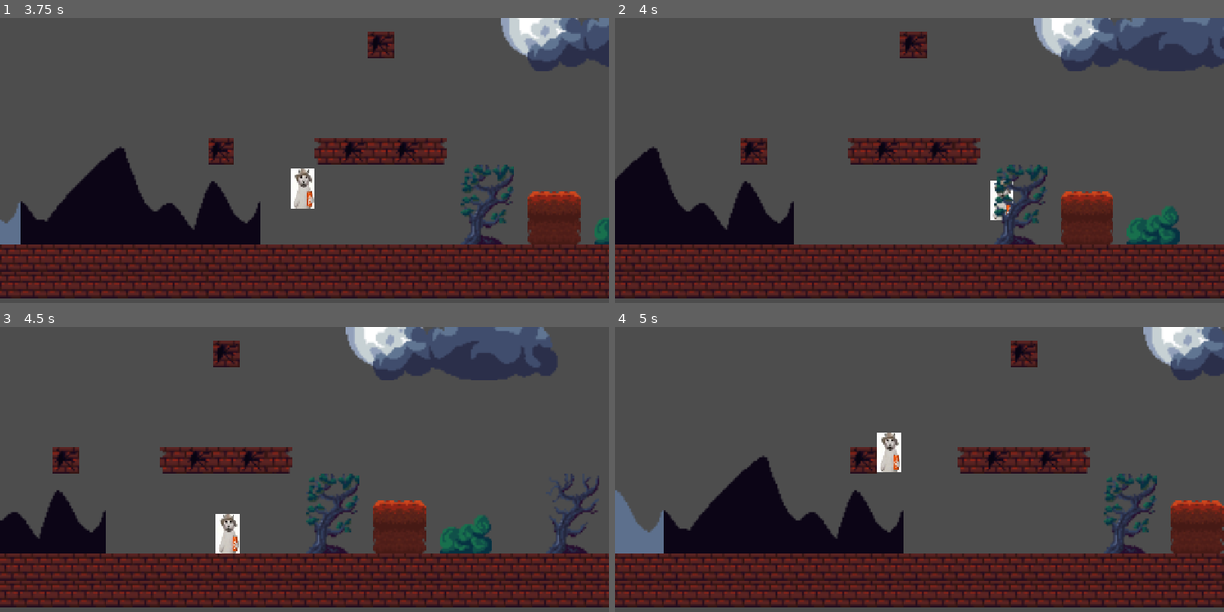
Above: before the commit, frames 1-4 (two rows, left to right).
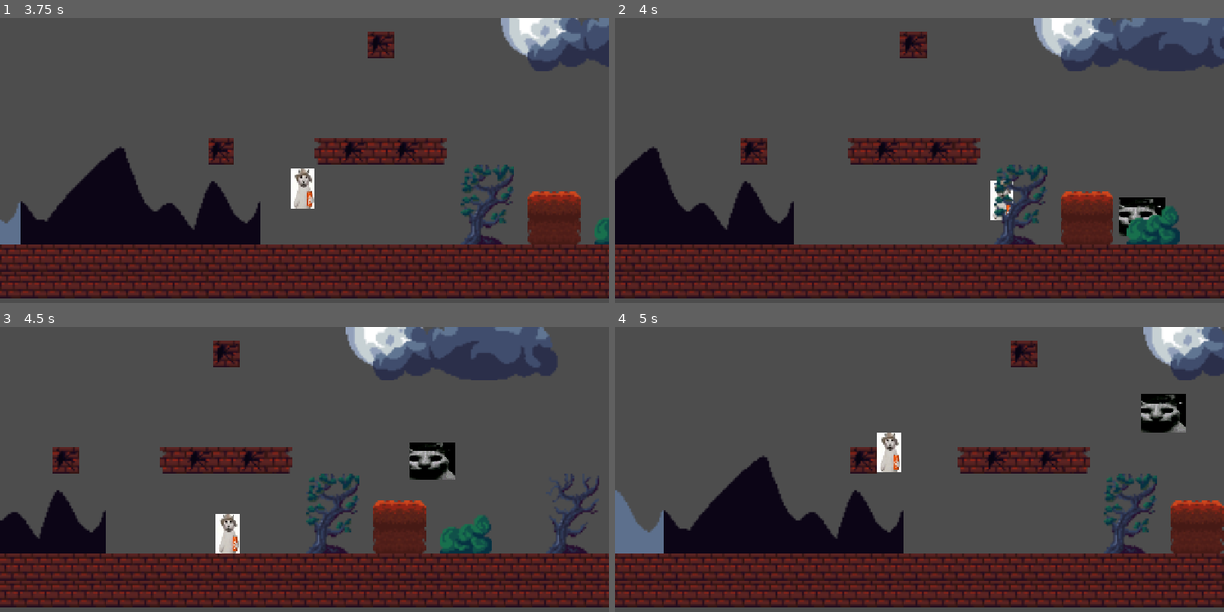
Above: after the commit, the same moments.

Repository: c-moo/PDAI
Game: Godot game, scene res://game.tscn
Two runs of this game, one before a commit and one after it. Both use one fixed random seed, a clock stepped at 60 frames per second and the inputs below.
Inputs (mouse positions are in pixels of both pictures, inside the frame that each line leads up to):
- Up to frame 1 (3.75 s): tap Enter at 0.5 s; move the mouse to (438, 171) at 0.52 s; hold D (right) 0.53-2.03 s; click (438, 171) at 0.6 s; tap Space (jump) at 0.77, 1.52, 3.02 s; move the mouse to (182, 206) at 1.27 s; click (182, 206) at 1.35 s; move the mouse to (365, 114) at 2.02 s; hold A (left) 2.03-2.78 s; click (365, 114) at 2.1 s; move the mouse to (274, 257) at 2.77 s; hold D (right) from 2.78 s (still down); click (274, 257) at 2.85 s; move the mouse to (487, 240) at 3.52 s; click (487, 240) at 3.6 s
- Up to frame 2 (4 s): keep holding D (right); tap Space (jump) at 3.77 s
- Up to frame 3 (4.5 s): move the mouse to (121, 446) at 4.27 s; release D (right) at 4.28 s; hold A (left) from 4.28 s (still down); click (121, 446) at 4.35 s
- Up to frame 4 (5 s): keep holding A (left); tap Space (jump) at 4.52 s

Frame 1 is identical in both runs. In frame 2, 0.6% of the frame differs, in the area x 82-91%, y 62-77%; in frame 3, 0.9%; in frame 4, 0.9%, in the area x 86-94%, y 23-38%.

Commit message:
enemyjump

Diff:
--- a/assets/scripts/enemy.gd
+++ b/assets/scripts/enemy.gd
@@ -33,6 +33,9 @@
 	if !is_on_floor():
 		velocity.y += gravity * delta
 		velocity.x = 0
+
+	if is_on_wall() and is_on_floor():
+		velocity.y = -125
 
 	if Global.characterAlive:
 		is_enemy_chase = true
--- a/scenes/levels/first-level.tscn
+++ b/scenes/levels/first-level.tscn
@@ -155,7 +155,7 @@
 [node name="01-level" type="Node2D" unique_id=1278329931]
 script = ExtResource("1_cobx6")
 
-[node name="TileMap" type="TileMap" parent="." unique_id=1136710093]
+[node name="TileMap" type="TileMap" parent="." unique_id=1136710093 groups=["obstacles"]]
 tile_set = SubResource("TileSet_tn83y")
 format = 2
 layer_0/tile_data = PackedInt32Array(-65535, 262144, 1, -65534, 262144, 1, -65533, 262144, 1, -65532, 262144, 1, -65531 …(12402 unchanged characters)…
Not shown, added: assets/git_image/level2design.png.import
